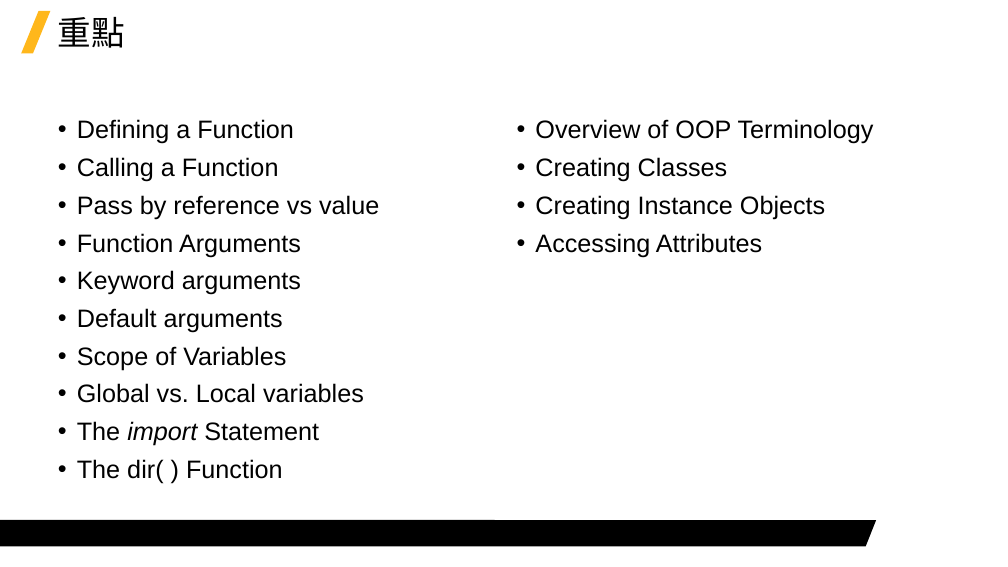
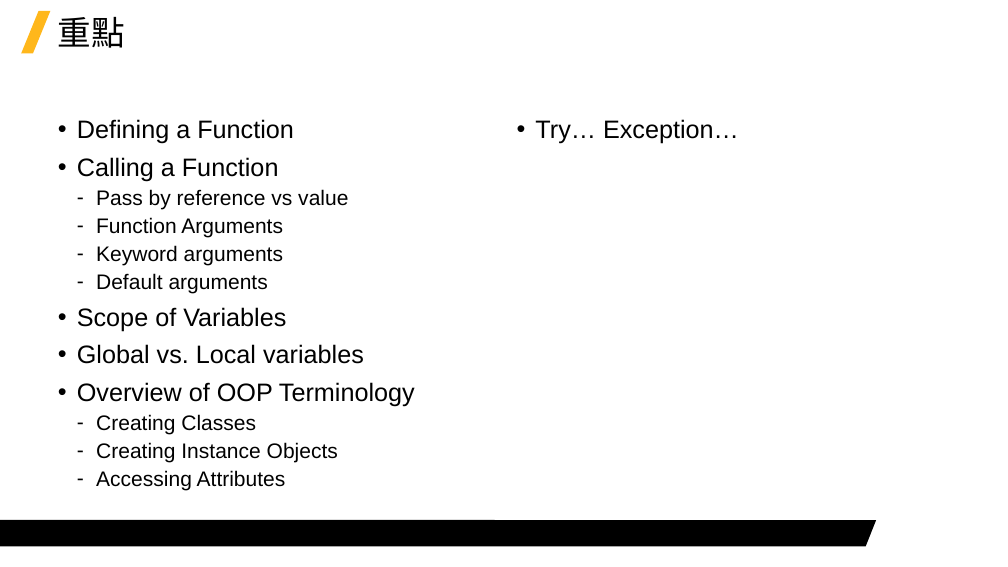
Before and after one commit to Jerrick-cheng/AEDT-Automation-Camp, a slide deck: slide 4 of 上課教材/Week4.pptx. Drawn at 1008x567 pixels with LibreOffice and Linux fonts; fonts in the diff are those of the drawing; background and template pictures are left out. Boxes give left, top, right and bottom in pixels: in the first picture for what was removed or moved away, otherwise in the second. Text is boxed around its words. In the diff, an @@ line names an element or a change of style, - is before the commit and + after.

```diff
--- a/上課教材/Week4.pptx
+++ b/上課教材/Week4.pptx
@@ text at [535,119,739,144]: paragraph added @@
+• Try… Exception…
@@ text at [96,189,348,490]: size 24 to 20 pt in "Pass by reference vs value", "Function Arguments", "Keyword arguments", "Default arguments" and 3 more places; bullet • to ‐; list level 1 to 2 in "Pass by reference vs value"; list level 1 to 2 in "Function Arguments"; list level 1 to 2 in "Keyword arguments"; list level 1 to 2 in "Default arguments"; list level 1 to 2 in "Creating Classes"; list level 1 to 2 in "Creating Instance Objects"; list level 1 to 2 in "Accessing Attributes" @@
@@ text at [77,421,319,484]: paragraphs removed @@
-• The import Statement
-• The dir( ) Function
```
Also in this commit, not shown: 1 other slide changed, 2 other files.
